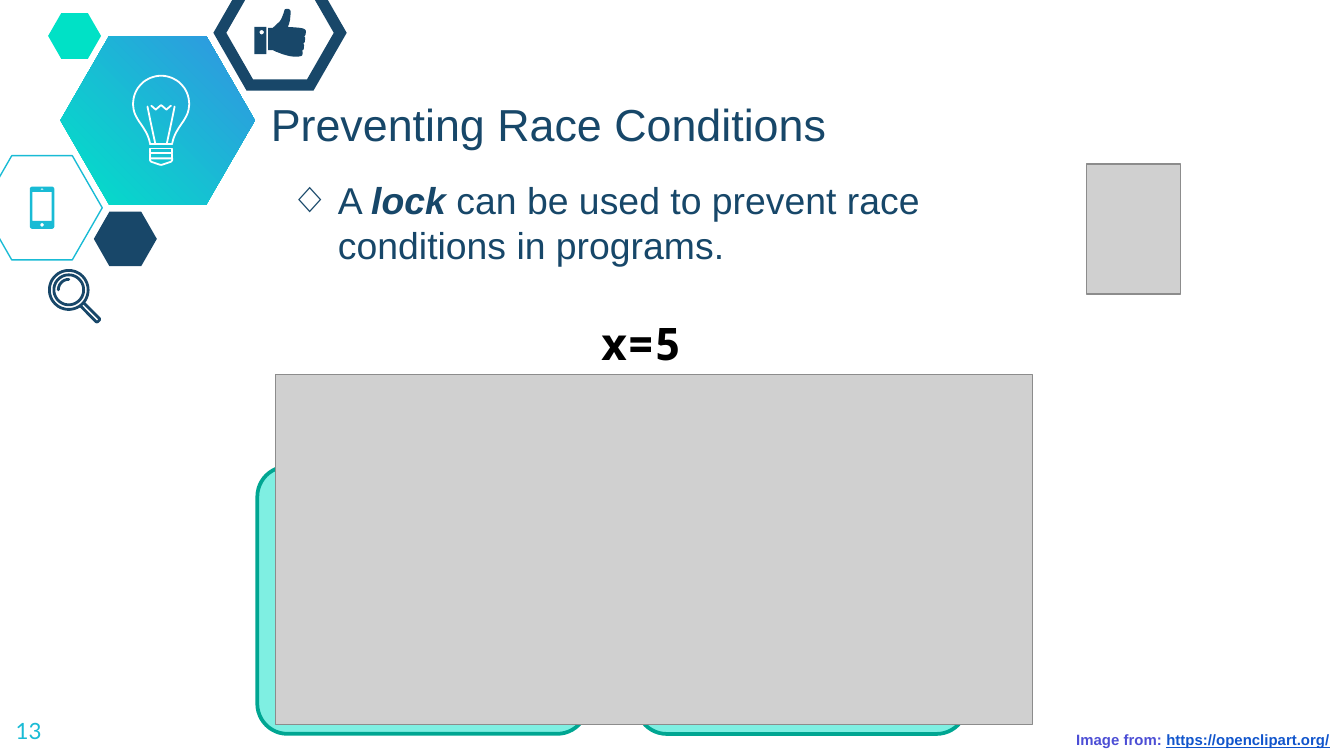
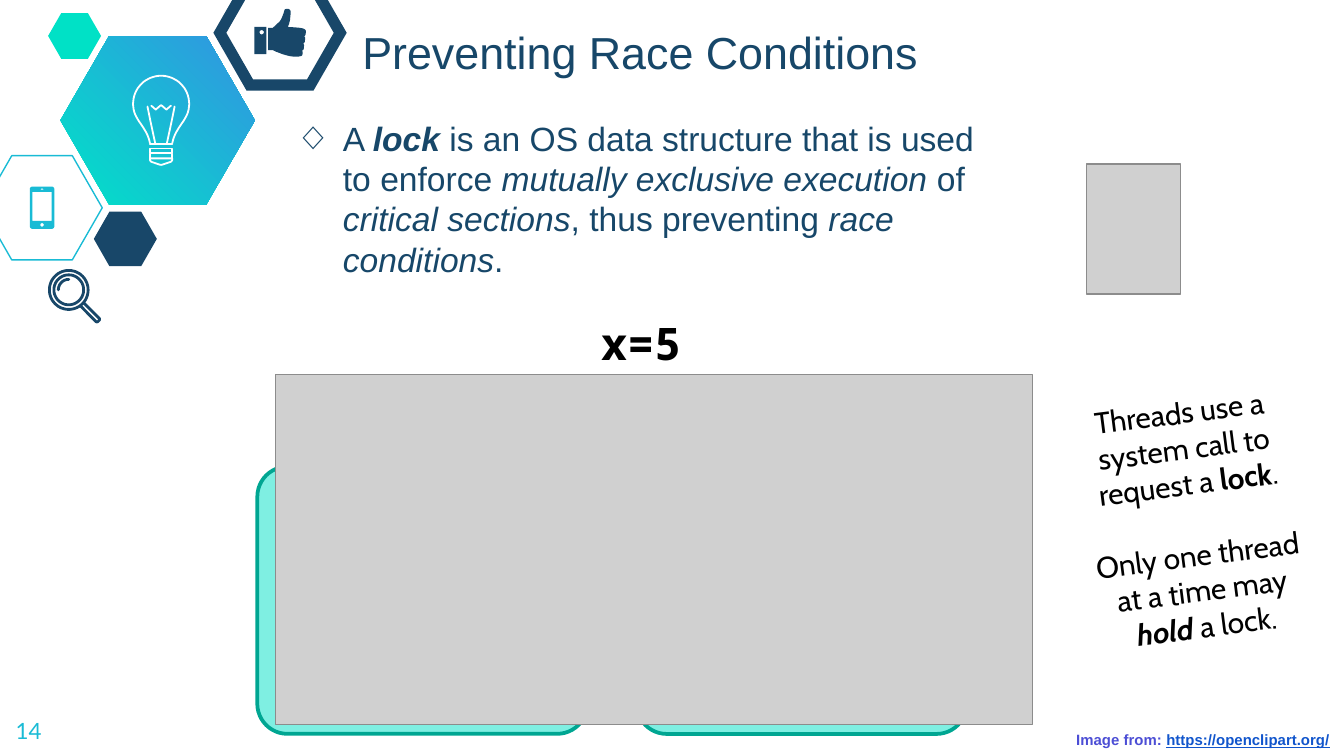
Before and after one commit to dickinson-comp256/COMP256, a slide deck: slide 14 of docs/materials/05-OperatingSystemsAbstractions/OSA7-S-RaceConditions.pptx (slide 13 before the commit). Drawn at 1344x756 pixels with LibreOffice and Linux fonts; fonts in the diff are those of the drawing; grey boxes stand for pictures; background and template pictures are left out. Boxes give left, top, right and bottom in pixels: in the first picture for what was removed or moved away, otherwise in the second. Text is boxed around its words. In the diff, an @@ line names an element or a change of style, - is before the commit and + after.

```diff
--- a/docs/materials/05-OperatingSystemsAbstractions/OSA7-S-RaceConditions.pptx
+++ b/docs/materials/05-OperatingSystemsAbstractions/OSA7-S-RaceConditions.pptx
@@ title "Preventing Race Conditions": place and size @@
-title "Preventing Race Conditions" at box(271, 108, 826, 150)
+title "Preventing Race Conditions" at box(362, 36, 918, 78)
@@ text at box(343, 126, 974, 273): text changed; size 20 to 18 pt; italic on @@
-◇ A lock can be used to prevent race conditions in programs.
+◇ A lock is an OS data structure that is used to enforce mutually exclusive execution of critical sections, thus preventing race conditions.
@@ text added at box(1096, 402, 1227, 646), 16 pt, text #000000 @@
+Threads use a system call to request a lock.
+Only one thread at a time may hold a lock.
@@ page number at box(16, 723, 42, 739): text changed @@
-13
+14
```
Also in this commit, not shown: 15 other slides changed, 1 slide removed, 1 other file.
